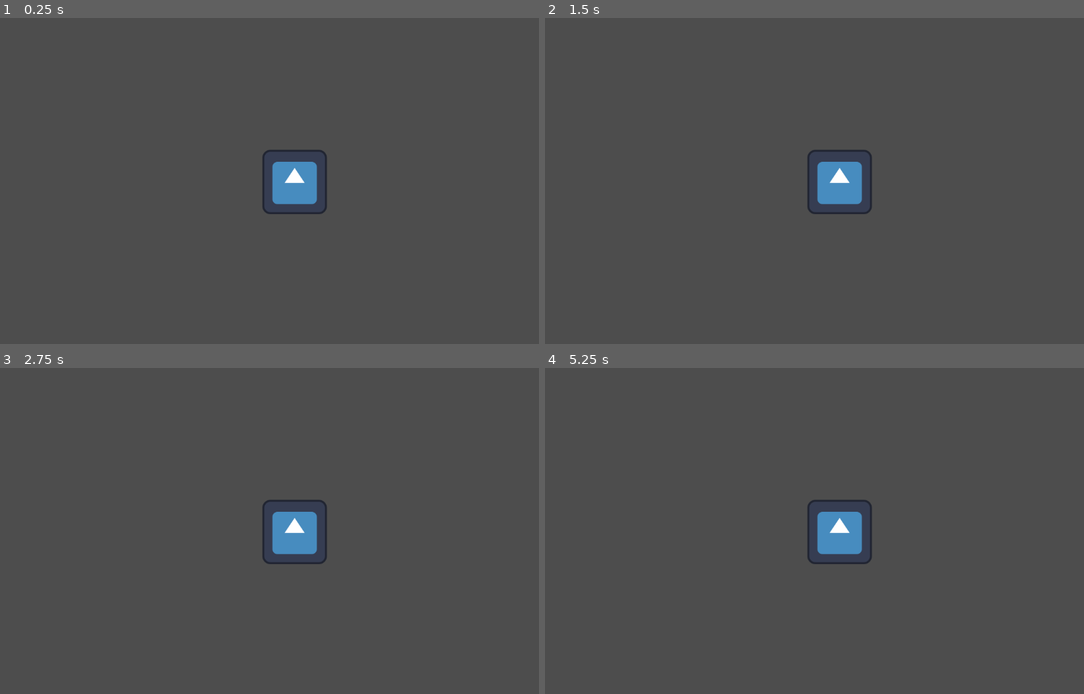
Above: before the commit, frames 1-4 (two rows, left to right).
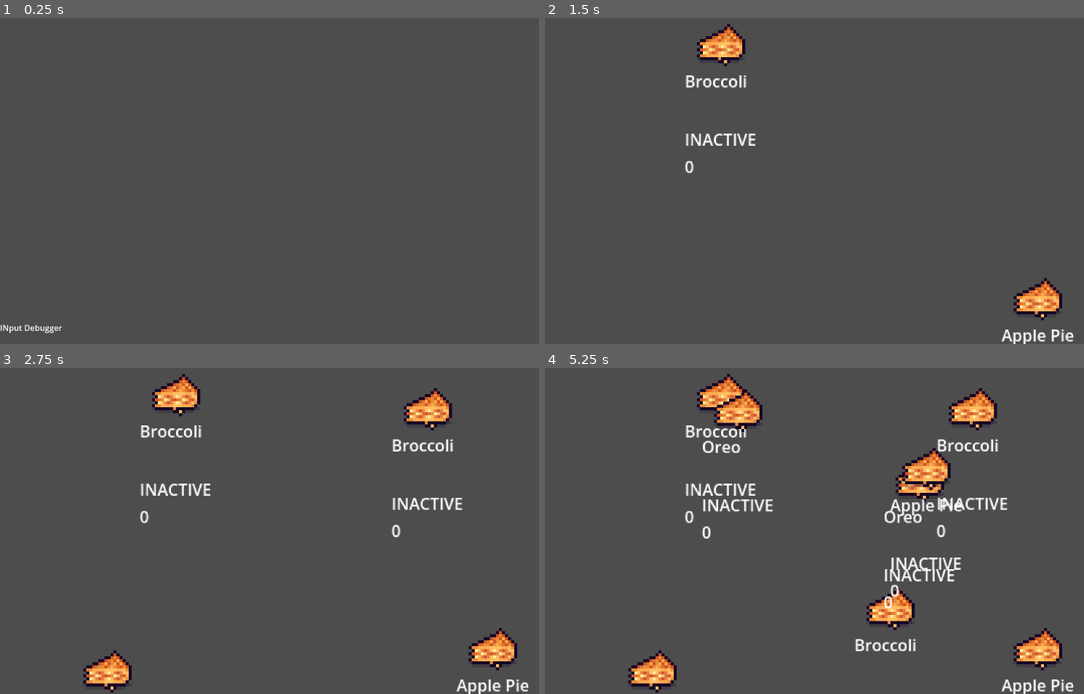
Above: after the commit, the same moments.

Repository: kam-zhan-yue/gmtk-2024
Game: Godot game, scene res://scenes/main.tscn
Same seed, same stepped clock (60 frames per second), same inputs: the game is played once before the commit and once after it. The engine's default icon, where the game draws it, is replaced by a stand-in: a white triangle on a blue panel in a dark square.
Inputs:
- Up to frame 1 (0.25 s): no input
- Up to frame 2 (1.5 s): tap Enter at 0.5 s; tap Backspace at 0.6, 1.35 s; tap Space at 1.25 s
- Up to frame 3 (2.75 s): tap Backspace at 2.1 s
- Up to frame 4 (5.25 s): tap Backspace every 0.75 s from 2.85 to 5.1 s; tap Enter at 4.25 s

The runs differ from the first frame. In frame 1, 1.5% of the frame differs, in the area x 0-61%, y 40-97%; in frame 2, 3.7%; in frame 3, 5.7%; in frame 4, 9.7%, in the area x 15-99%, y 1-100%.

Commit message:
Add Typing Mechanic
commit 0e0d2f025a16f9302d8604054d78553c3764a3d8
Author: kamzhanyue <kamzhanyue@gmail.com>
Date:   Sat Aug 17 12:56:29 2024 +1000

    Add random spawner

commit bc903b1eaf8cf1c9557d2409d693cd6c73e76fb9
Author: kamzhanyue <kamzhanyue@gmail.com>
Date:   Sat Aug 17 12:29:31 2024 +1000

    Implement Rough Typing Logic

commit 9ed51bfbc1c2bada81350f5f82d52efe6a8e73e4
Author: kamzhanyue <kamzhanyue@gmail.com>
Date:   Sat Aug 17 12:06:06 2024 +1000

    Add input debugger and get key and backspace

Diff:
--- a/project.godot
+++ b/project.godot
@@ -14,3 +14,12 @@
 run/main_scene="res://scenes/main.tscn"
 config/features=PackedStringArray("4.3", "Forward Plus")
 config/icon="res://icon.svg"
+
+[autoload]
+
+InputManager="*res://scripts/input/input_manager.gd"
+Global="*res://scripts/helper/global.gd"
+
+[rendering]
+
+textures/canvas_textures/default_texture_filter=0
--- a/scenes/main.tscn
+++ b/scenes/main.tscn
@@ -1,9 +1,45 @@
-[gd_scene load_steps=2 format=3 uid="uid://bt2ju64bl0yrp"]
+[gd_scene load_steps=3 format=3 uid="uid://bt2ju64bl0yrp"]
 
-[ext_resource type="Texture2D" uid="uid://b58a50e60p4fd" path="res://icon.svg" id="1_jg8lq"]
+[ext_resource type="Script" path="res://scripts/entities/spawner.gd" id="3_b1w3c"]
+[ext_resource type="Script" path="res://scripts/input/input_debugger.gd" id="4_mjtn7"]
 
-[node name="Node2D" type="Node2D"]
+[node name="MainScene" type="Node2D"]
 
-[node name="Icon" type="Sprite2D" parent="."]
-position = Vector2(584, 326)
-texture = ExtResource("1_jg8lq")
+[node name="CanvasLayer" type="CanvasLayer" parent="."]
+
+[node name="Control" type="Control" parent="CanvasLayer"]
+layout_mode = 3
+anchors_preset = 15
+anchor_right = 1.0
+anchor_bottom = 1.0
+grow_horizontal = 2
+grow_vertical = 2
+script = ExtResource("4_mjtn7")
+
+[node name="CenterContainer" type="CenterContainer" parent="CanvasLayer/Control"]
+layout_mode = 1
+anchors_preset = 12
+anchor_top = 1.0
+anchor_right = 1.0
+anchor_bottom = 1.0
+offset_left = -4.0
+offset_top = -79.0
+offset_right = -4.0
+offset_bottom = 3.0
+grow_horizontal = 2
+grow_vertical = 0
+
+[node name="Display" type="RichTextLabel" parent="CanvasLayer/Control"]
+layout_mode = 1
+anchors_preset = 12
+anchor_top = 1.0
+anchor_right = 1.0
+anchor_bottom = 1.0
+offset_top = -44.0
+grow_horizontal = 2
+grow_vertical = 0
+text = "INput Debugger
+"
+
+[node name="Spawner" type="Node2D" parent="."]
+script = ExtResource("3_b1w3c")
--- /dev/null
+++ b/scenes/type_entity.tscn
@@ -0,0 +1,50 @@
+[gd_scene load_steps=3 format=3 uid="uid://d0en8pevtc4do"]
+
+[ext_resource type="Script" path="res://scripts/entities/type_entity.gd" id="1_l5q5b"]
+[ext_resource type="Texture2D" uid="uid://cfawm8u4nsf5y" path="res://assets/sprites/apple-pie.png" id="2_ftkn4"]
+
+[node name="Node2D" type="Node2D"]
+position = Vector2(404, 287)
+scale = Vector2(2, 2)
+script = ExtResource("1_l5q5b")
+target = "Tuna"
+
+[node name="Sprite2D" type="Sprite2D" parent="."]
+scale = Vector2(3, 3)
+texture = ExtResource("2_ftkn4")
+
+[node name="Display" type="RichTextLabel" parent="."]
+offset_left = -36.0
+offset_top = 56.0
+offset_right = 44.0
+offset_bottom = 87.0
+bbcode_enabled = true
+text = "Apple Pie"
+scroll_active = false
+
+[node name="Target" type="RichTextLabel" parent="."]
+offset_left = -36.0
+offset_top = 27.0
+offset_right = 44.0
+offset_bottom = 58.0
+bbcode_enabled = true
+text = "Apple Pie"
+scroll_active = false
+
+[node name="State" type="RichTextLabel" parent="."]
+offset_left = -36.0
+offset_top = 85.0
+offset_right = 146.0
+offset_bottom = 116.0
+bbcode_enabled = true
+text = "State"
+scroll_active = false
+
+[node name="Index" type="RichTextLabel" parent="."]
+offset_left = -36.0
+offset_top = 112.0
+offset_right = 44.0
+offset_bottom = 143.0
+bbcode_enabled = true
+text = "State"
+scroll_active = false
--- /dev/null
+++ b/scripts/entities/spawner.gd
@@ -0,0 +1,32 @@
+class_name Spawner
+extends Node2D
+
+const ENTITY = preload("res://scenes/type_entity.tscn")
+
+const random = ["Apple Pie", "Tuna", "Oreo", "Broccoli"]
+
+func _ready() -> void:
+	spawn_async()
+	pass
+
+func spawn_async() -> void:
+	while(true):
+		var time = randf_range(0.2, 1.0)
+		await Global.seconds(time)
+		spawn()
+
+func spawn() -> void:
+	var entity = ENTITY.instantiate() as TypeEntity
+
+	# Get the screen size
+	var screen_size = get_viewport().get_visible_rect().size
+
+	# Randomly assign the position within the screen bounds
+	entity.position = Vector2(
+		randf() * screen_size.x,  # Random x position
+		randf() * screen_size.y   # Random y position
+	)
+
+	# Add the entity to the scene tree as a child of the current node
+	add_child(entity)
+	entity.init(random[randi_range(0, len(random)-1)])
--- /dev/null
+++ b/scripts/entities/type_entity.gd
@@ -0,0 +1,84 @@
+class_name TypeEntity
+extends Node2D
+
+@export var target: String
+@onready var target_display := $Target as RichTextLabel
+@onready var display := $Display as RichTextLabel
+@onready var state_display := $State as RichTextLabel
+@onready var index_display := $Index as RichTextLabel
+
+var input: String = ""
+
+enum TypeState {INACTIVE, ACTIVE, WRONG, COMPLETED}
+var state := TypeState.INACTIVE
+var index := 0
+var incorrect := 0
+
+func _ready() -> void:
+	InputManager.on_key_pressed.connect(_on_key_pressed)
+	InputManager.on_backspace.connect(_on_backspace);
+
+func init(word: String) -> void:
+	target = word
+	input = ""
+	update_state()
+
+func _on_key_pressed(key: String) -> void:
+	if index >= target.length() || state == TypeState.COMPLETED:
+		return
+	if state == TypeState.INACTIVE and key == target[0]:
+		# If inactive and first key is correct, set active
+		input = key
+		index = 1
+		incorrect = 0
+		state = TypeState.ACTIVE
+		check_complete()
+	elif state == TypeState.ACTIVE:
+		# If correct, then increase the index
+		if target[index] == key:
+			input += key
+			index += 1
+			check_complete()
+		# If incorrect, then set to wrong
+		else:
+			input += key
+			incorrect += 1
+			state = TypeState.WRONG
+	elif state == TypeState.WRONG:
+		# If wrong and first key is correct, then set back to active
+		if key == target[0]:
+			input = key
+			index = 1
+			incorrect = 0
+			state = TypeState.ACTIVE
+		# If wrong and still wrong, then keep incrementing wrong
+		else:
+			input += key
+			incorrect += 1
+	update_state()
+
+func _on_backspace() -> void:
+	if state == TypeState.ACTIVE and index > 0:
+		input = input.left(input.length() - 1)
+		index -= 1
+		if index == 0:
+			state = TypeState.INACTIVE
+	elif state == TypeState.WRONG:
+		input = input.left(input.length() - 1)
+		incorrect -= 1
+		if incorrect == 0:
+			state = TypeState.ACTIVE
+			check_complete()
+	update_state()
+
+
+func update_state() -> void:
+	display.text = input
+	state_display.text = TypeState.keys()[state]
+	target_display.text = target
+	index_display.text = str(index)
+
+func check_complete() -> void:
+	if index == target.length():
+		state = TypeState.COMPLETED
+		queue_free()
--- /dev/null
+++ b/scripts/helper/global.gd
@@ -0,0 +1,38 @@
+extends Node
+
+func seconds(time: float) -> void:
+	await get_tree().create_timer(time).timeout
+
+func frame() -> void:
+	var delta := get_process_delta_time()
+	await get_tree().create_timer(delta).timeout
+
+func set_active(node: Node) -> void:
+	active(node, true)
+
+func set_inactive(node: Node) -> void:
+	active(node, false)
+
+func to_blue() -> Vector2:
+	return Vector2(-1.0, 0.5).normalized()
+
+func to_red() -> Vector2:
+	return Vector2(1.0, -0.5).normalized()
+
+func active(node: Node, active: bool) -> void:
+	# Set visibility
+	node.visible = active
+
+	# Set general processing
+	node.set_process(active)
+
+	# Set physics processing
+	node.set_physics_process(active)
+
+	# Optionally, set input processing if needed
+	if node.has_method("set_process_input"):
+		node.set_process_input(active)
+
+	# Optionally, set unhandled input processing if needed
+	if node.has_method("set_process_unhandled_input"):
+		node.set_process_unhandled_input(active)
--- /dev/null
+++ b/scripts/input/input_debugger.gd
@@ -0,0 +1,18 @@
+class_name InputDebugger
+extends Control
+
+@onready var display := $Display as RichTextLabel
+
+var input: String
+
+func _ready() -> void:
+	InputManager.on_key_pressed.connect(_on_key_pressed)
+	InputManager.on_backspace.connect(_on_backspace)
+
+func _on_key_pressed(key: String) -> void:
+	input += key
+	display.text = input
+
+func _on_backspace() -> void:
+	input = input.left(input.length() - 1)
+	display.text = input
--- /dev/null
+++ b/scripts/input/input_manager.gd
@@ -0,0 +1,18 @@
+extends Node
+
+signal on_key_pressed(key: String)
+signal on_backspace
+
+func _unhandled_input(event: InputEvent) -> void:
+	if event is InputEventKey and event.is_pressed():
+		var typed_event := event as InputEventKey
+		if typed_event.keycode == KEY_BACKSPACE:
+			on_backspace.emit()
+
+	if event is InputEventKey and event.is_pressed() and not event.is_echo():
+		var typed_event := event as InputEventKey
+		var unicode := typed_event.unicode
+		if unicode < 32 or unicode > 122:
+			return
+		var raw_input := PackedByteArray([typed_event.unicode]).get_string_from_utf8()
+		on_key_pressed.emit(raw_input)
Binary file added: assets/sprites/apple-pie.png
Not shown, added: assets/sprites/apple-pie.png.import
Binary file added: assets/sprites/apple.png
Not shown, added: assets/sprites/apple.png.import
Binary file added: assets/sprites/avocado.png
Not shown, added: assets/sprites/avocado.png.import
Binary file added: assets/sprites/book_1.png
Not shown, added: assets/sprites/book_1.png.import
Binary file added: assets/sprites/bowl.png
Not shown, added: assets/sprites/bowl.png.import
Binary file added: assets/sprites/bread.png
Not shown, added: assets/sprites/bread.png.import
(and 16 more such lines)
